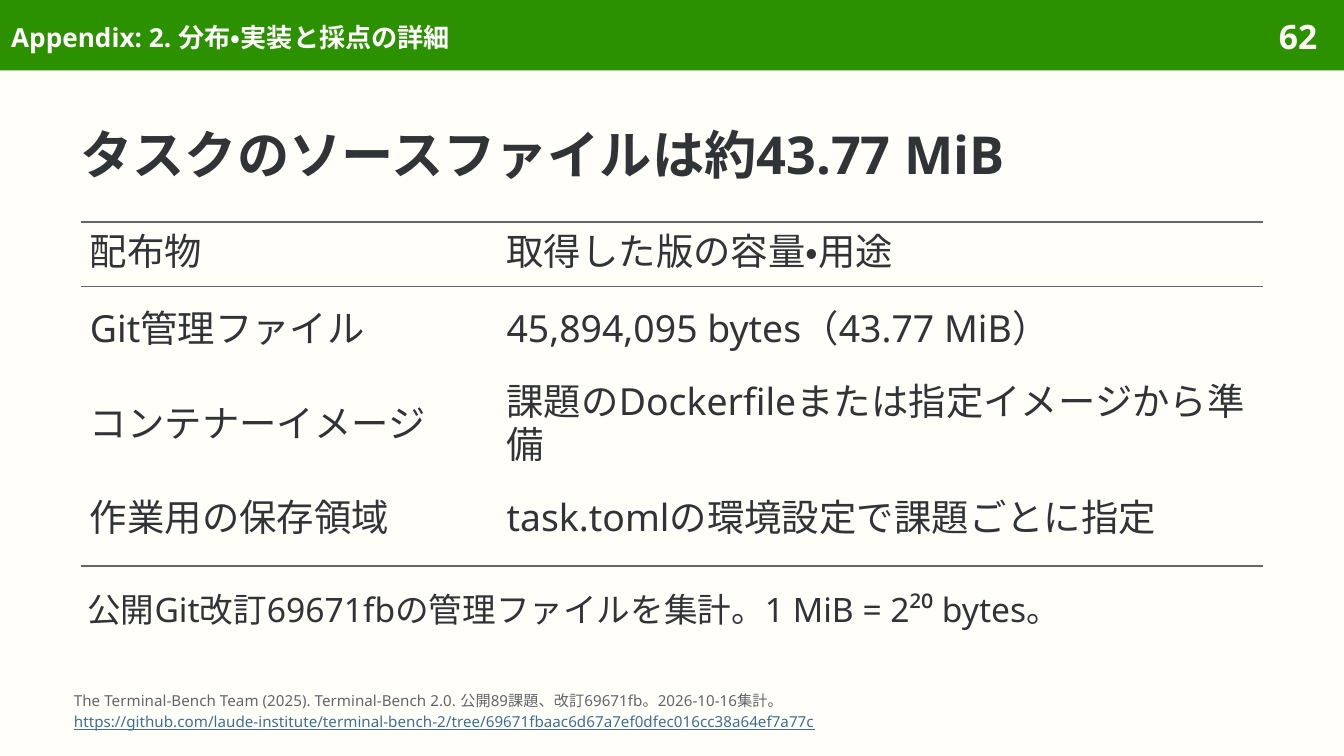
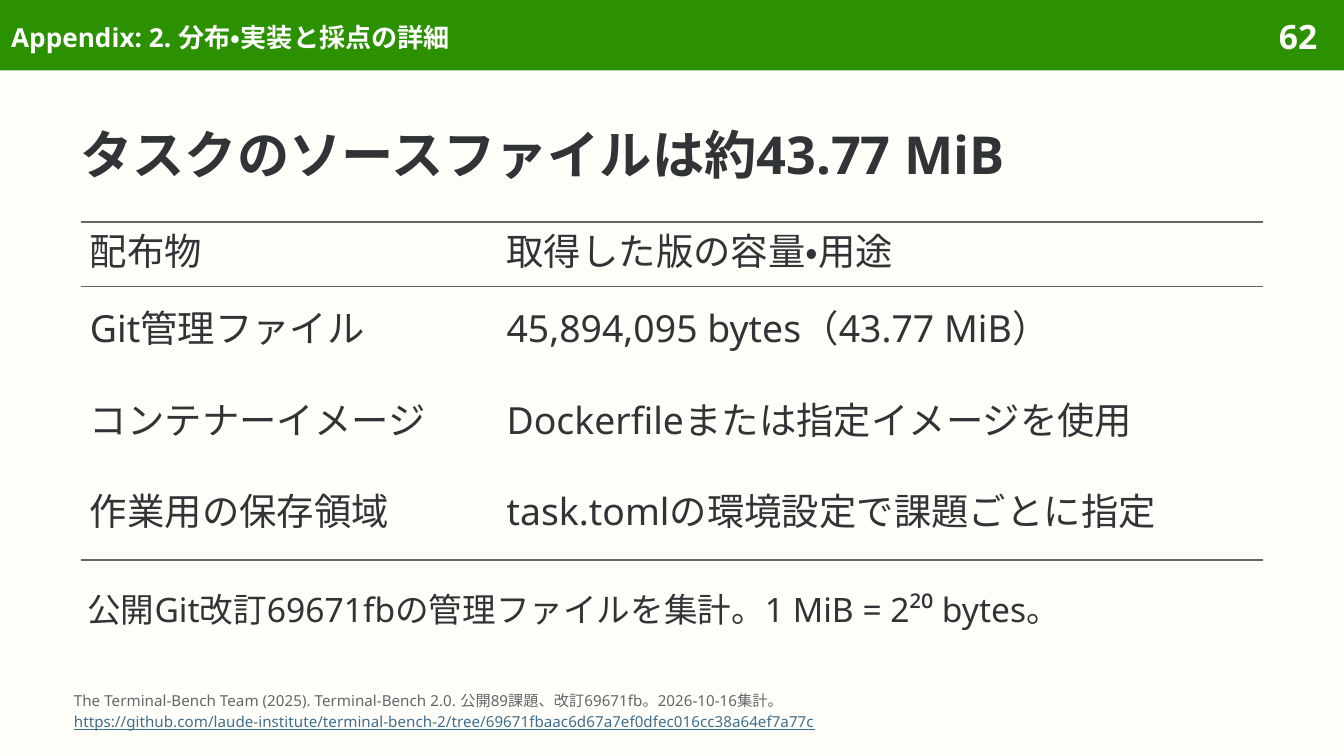
Before and after one commit to sasakiy84/datasets-in-10-minutes, a slide deck: slide 62 of slides/datasets-in-10-minutes-terminal-bench.pptx. Drawn at 1344x756 pixels with LibreOffice and Linux fonts; fonts in the diff are those of the drawing. Boxes give left, top, right and bottom in pixels: in the first picture for what was removed or moved away, otherwise in the second. Text is boxed around its words. In the diff, an @@ line names an element or a change of style, - is before the commit and + after.

```diff
--- a/slides/datasets-in-10-minutes-terminal-bench.pptx
+++ b/slides/datasets-in-10-minutes-terminal-bench.pptx
@@ table at box(81, 222, 1263, 560) @@
-row 3, column 2: 課題のDockerfileまたは指定イメージから準備
+row 3, column 2: Dockerfileまたは指定イメージを使用
```
Also in this commit, not shown: 5 other slides changed, 8 other files.
